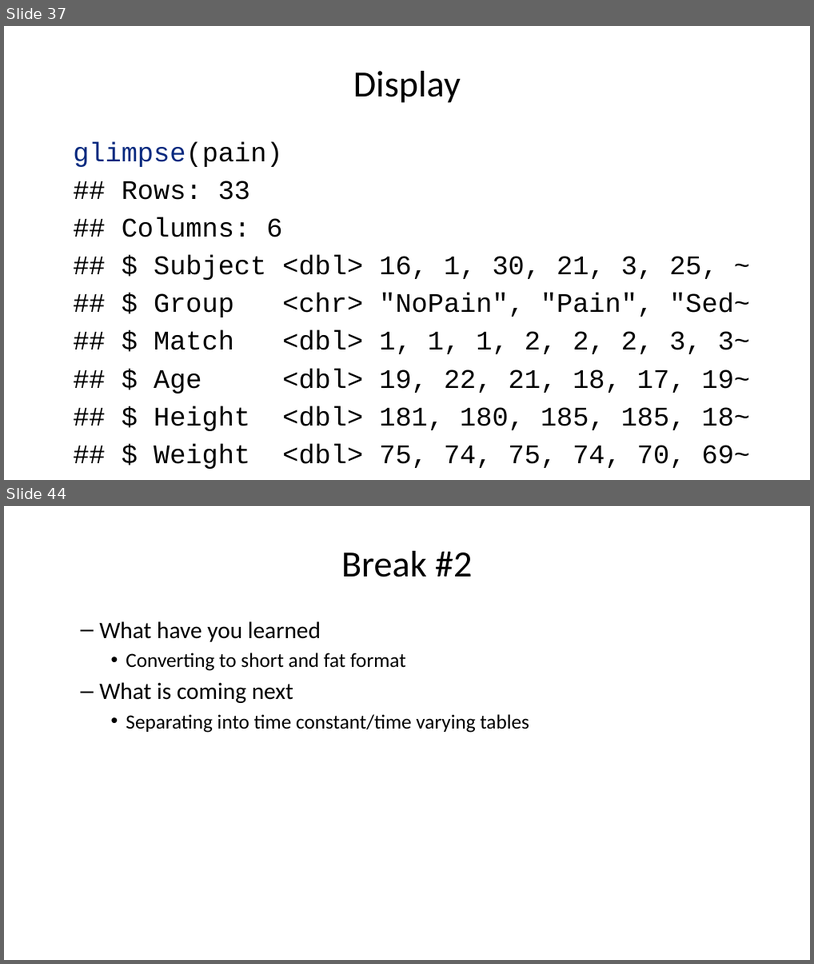
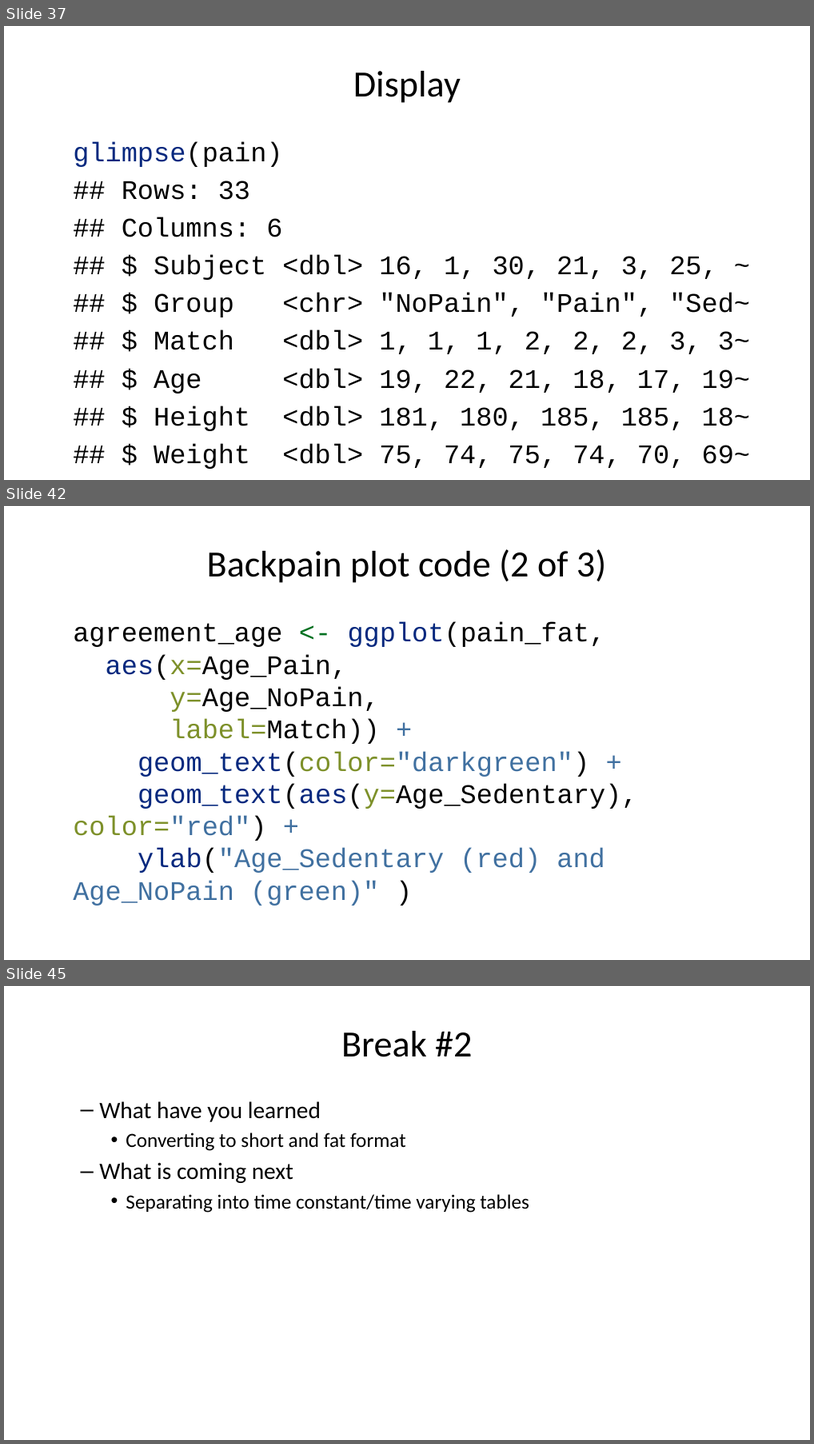
Before and after one commit to pmean/classes, a slide deck: introduction-to-r/results/v06-slides-and-speaker-notes.pptx. Shown one above the other, each under a label of ours: slides 37 and 44 before the commit, slides 37, 42 and 45 after it; the slides between them are not shown. The pictures are 814x964 and 814x1444 pixels, drawn with LibreOffice and Linux fonts; fonts in the diff are those of the drawing. Boxes give left, top, right and bottom in pixels: in the first picture for what was removed or moved away, otherwise in the second. Text is boxed around its words. In the diff, an @@ line names an element or a change of style, - is before the commit and + after.

```diff
--- a/introduction-to-r/results/v06-slides-and-speaker-notes.pptx
+++ b/introduction-to-r/results/v06-slides-and-speaker-notes.pptx
@@ slide 42 added at (4,506,810,960), background #FFFFFF @@
@@ title added at (207,549,606,583), 44 pt, text #000000 @@
+Backpain plot code (2 of 3)
@@ text added at (73,622,638,905), 32 pt, text #000000 @@
+agreement_age <- ggplot(pain_fat,
+aes(x=Age_Pain,
+y=Age_NoPain,
+label=Match)) +
+geom_text(color="darkgreen") +
+geom_text(aes(y=Age_Sedentary), color="red") +
+ylab("Age_Sedentary (red) and Age_NoPain (green)" )
@@ what was slide 44 is now slide 45 @@
```
Also in this commit, not shown: 6 slides changed, 4 other slides added, 3 slides removed, 3 other files.
